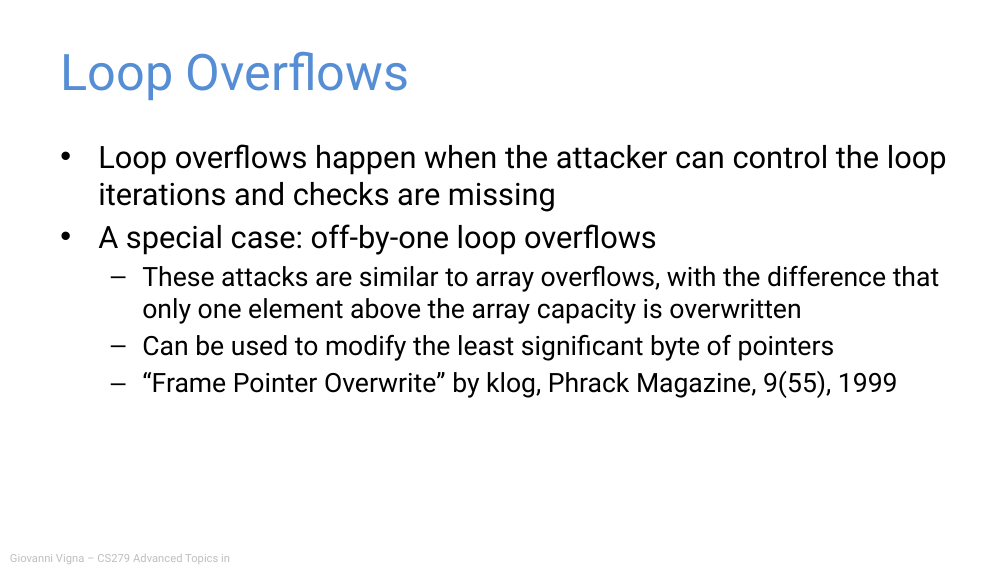
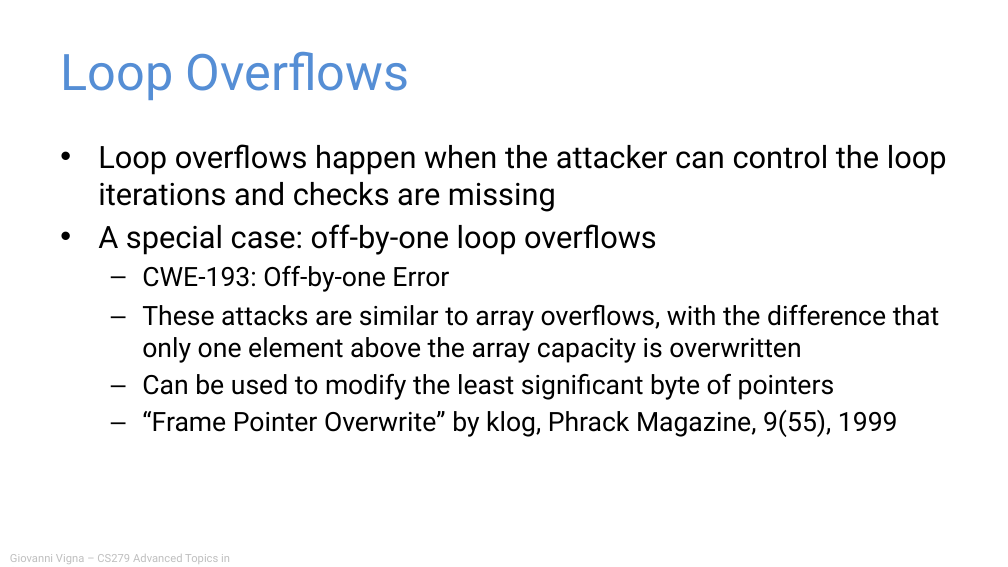
Before and after one commit to giovannivigna/CS279-Fall2024, a slide deck: slide 149 of materials/05_Vulnerability_Patterns/Application Security.pptx. Drawn at 1008x567 pixels with LibreOffice and Linux fonts; fonts in the diff are those of the drawing. Boxes give left, top, right and bottom in pixels: in the first picture for what was removed or moved away, otherwise in the second. Text is boxed around its words. In the diff, an @@ line names an element or a change of style, - is before the commit and + after.

```diff
--- a/materials/05_Vulnerability_Patterns/Application Security.pptx
+++ b/materials/05_Vulnerability_Patterns/Application Security.pptx
@@ text at <box>142,265,449,292</box>: paragraph added @@
+  – CWE-193: Off-by-one Error
```
Also in this commit, not shown: 9 other slides changed, 2 slides added, 7 other files.
